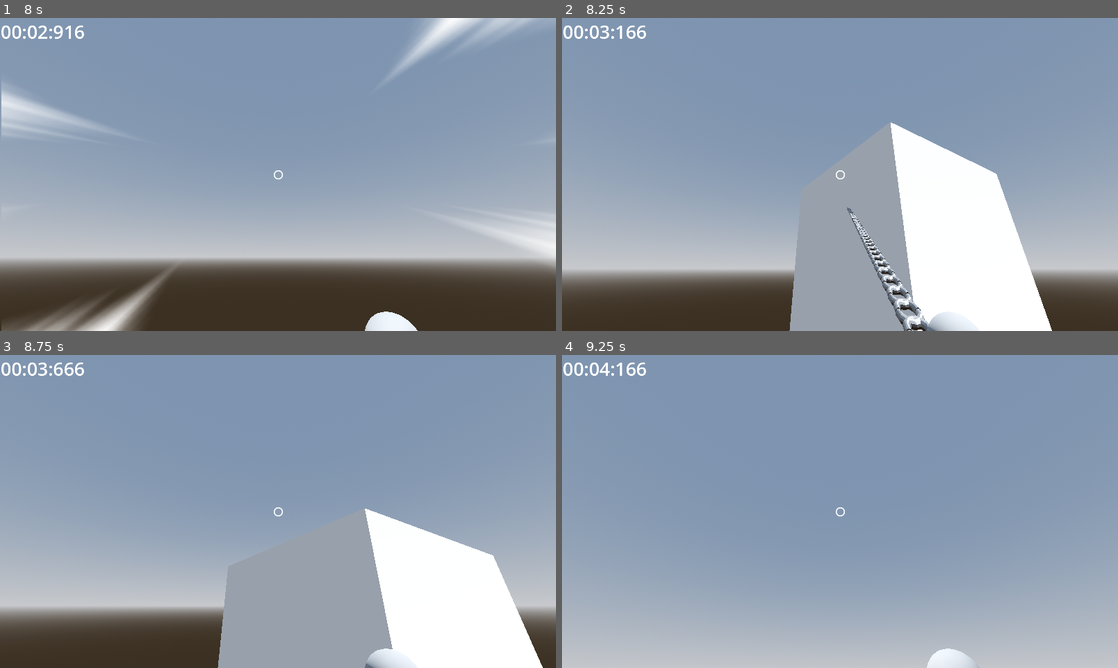
Above: before the commit, frames 1-4 (two rows, left to right).
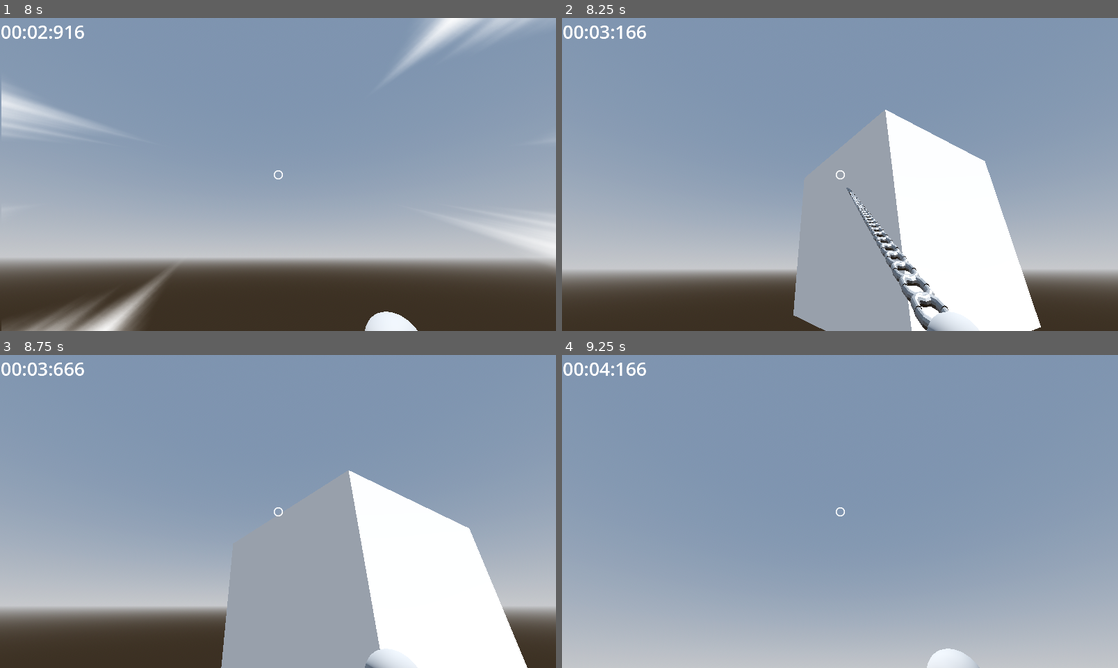
Above: after the commit, the same moments.

Repository: MattCharles/Dreams
Game: Godot game, scene res://Scenes/menu.tscn
Same seed, same stepped clock (60 frames per second), same inputs: the game is played once before the commit and once after it. Sound files missing from this copy of the repository are replaced by a short silence.
Inputs (mouse positions are in pixels of both pictures, inside the frame that each line leads up to):
- Up to frame 1 (8 s): move the mouse to (250, 237) at 0.52 s; press the mouse at (250, 237) at 0.53 s; hold W (forward) 0.53-2.03 s; tap Space (jump) at 0.77, 1.52, 3.02, 3.77, 4.52, 6.77, 7.52 s; move the mouse to (444, 221) at 1.27 s; release the mouse at (444, 221) at 1.28 s; click (444, 221) at 1.35 s; move the mouse to (111, 127) at 2.02 s; hold Shift (sprint) 2.03-2.78 s; hold A (left) 2.03-3.53 s; click (111, 127) at 2.3 s; move the mouse to (305, 174) at 2.77 s; click (305, 174) at 2.85 s; move the mouse to (194, 96) at 3.52 s; press the mouse at (194, 96) at 3.53 s; hold S (back) 3.53-4.28 s; move the mouse to (400, 158) at 4.27 s; release the mouse at (400, 158) at 4.28 s; hold D (right) 4.28-5 s; tap Shift (sprint) at 4.35 s; click (400, 158) at 4.55 s; click "Dream" at 5 s; move the mouse to (166, 190) at 5.77 s; press the mouse at (166, 190) at 5.78 s; hold W (forward) 5.78-6.53 s; move the mouse to (289, 168) at 6.52 s; release the mouse at (289, 168) at 6.53 s; hold D (right) 6.53-7.28 s; click (289, 168) at 6.6 s; move the mouse to (272, 180) at 7.27 s; hold W (forward) from 7.28 s (still down); hold Shift (sprint) from 7.28 s (still down); click (272, 180) at 7.55 s
- Up to frame 2 (8.25 s): keep holding W (forward); move the mouse to (878, 177) at 8.02 s; release Shift (sprint) at 8.03 s; click (878, 177) at 8.1 s
- Up to frame 3 (8.75 s): keep holding W (forward); tap Space (jump) at 8.27 s
- Up to frame 4 (9.25 s): keep holding W (forward); move the mouse to (795, 508) at 8.77 s; press the mouse at (795, 508) at 8.78 s

Frame 1 is identical in both runs. In frame 2, 4.0% of the frame differs, in the area x 40-89%, y 29-100%; in frame 3, 3.7%; in frame 4, less than 0.1%.

Commit message:
Picked the wrong time to start trying to implement position slerp

Diff:
--- a/Scripts/player.gd
+++ b/Scripts/player.gd
@@ -11,7 +11,7 @@
 
 @onready var chain_link := preload("res://Scenes/rope.tscn")
 const GRAPPLE_DISTANCE := 500
-const GRAPPLE_PULL_SPEED := 20
+const GRAPPLE_ACCELERATION := .5
 @onready var grapple_cast := $Neck/Camera3D/GrappleHand/RayCast3D
 
 # A pair of vectors that defines a line.
@@ -35,6 +35,13 @@
 var original_hook_distance := 0.0
 var grapple_chain_fully_extended := false
 var num_air_jumps := 2
+
+# Used to smooth velocity when the user is at the edge of the grappling hook.
+var slerping_velocity := false
+var slerp_start := Vector3.ZERO
+var slerp_target := Vector3.ZERO
+var slerp_ms_counter := 0
+const TIME_TO_SLERP := .5 # funniest unironic variable name i've made in a while
 
 # Get the gravity from the project settings to be synced with RigidDynamicBody nodes.
 var gravity: float = ProjectSettings.get_setting("physics/3d/default_gravity")
@@ -97,7 +104,6 @@
 		picked_object = collider
 		joint.set_node_b(picked_object.get_path())
 
-
 func drop_object():
 	if picked_object != null:
 		picked_object = null
@@ -111,6 +117,7 @@
 		else:
 			return false
 	return true
+
 
 func _physics_process(delta: float) -> void:
 	grapple_line.start = grapple_hand.global_position
@@ -121,7 +128,7 @@
 	for i in links_in_chain:
 		position_link(chain_links[i], i+1, links_in_chain)
 	# Add the gravity.
-	if not is_on_floor():
+	if not is_on_floor() and not slerping_velocity:
 		velocity.y -= gravity * delta
 	else:
 		num_air_jumps = 1
@@ -163,10 +170,10 @@
 		var point_to_hook = global_position.direction_to(grapple_line.end)
 		var original_magnitude = velocity.length()
 		var new_rotation_axis = velocity.normalized().cross(point_to_hook)
-		var rotated_velocity = velocity.rotated(new_rotation_axis.normalized(), deg_to_rad(90))
+		new_rotation_axis = new_rotation_axis.normalized()
+		var rotated_velocity = velocity.rotated(new_rotation_axis, deg_to_rad(90))
 		rotated_velocity *= .9
 		velocity = rotated_velocity
-		pass
 
 	if picked_object != null:
 		var a = picked_object.global_transform.origin
@@ -180,7 +187,7 @@
 			grapple_chain_is_out = true
 			shoot_hook()
 	if Input.is_action_pressed("shoot") and grapple_chain_is_out:
-		velocity = (velocity + 20 * global_position.direction_to(grapple_line.end)).normalized() * GRAPPLE_PULL_SPEED
+		velocity += (velocity + 20 * global_position.direction_to(grapple_line.end)).normalized() * GRAPPLE_ACCELERATION
 		original_hook_distance = grapple_line.get_distance()
 
 
